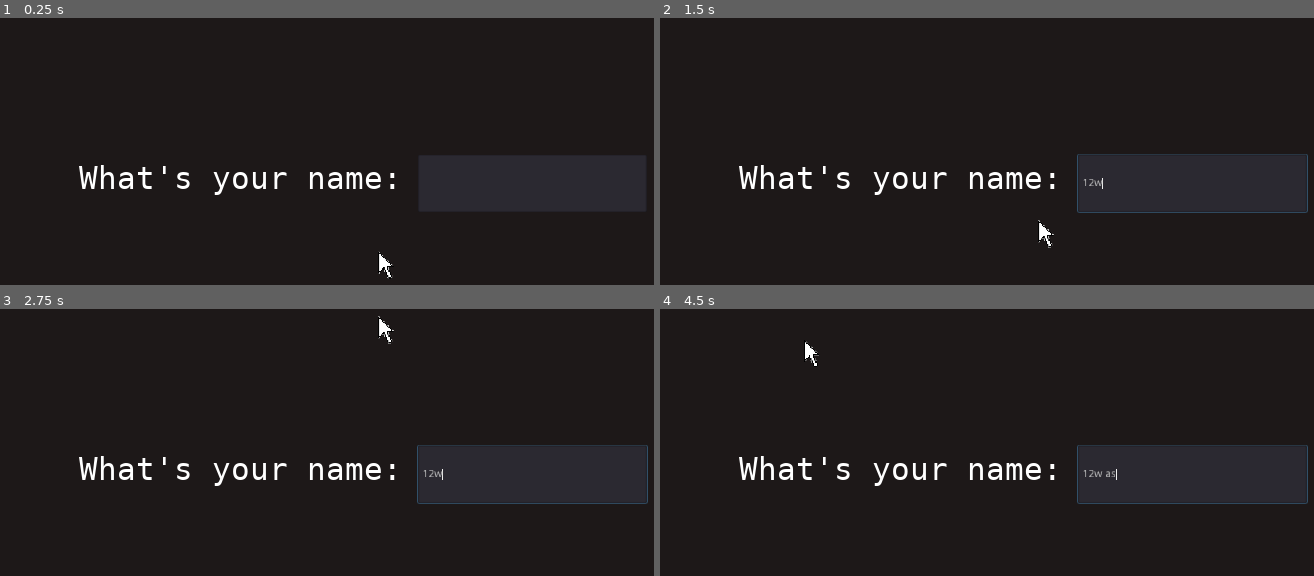
Above: before the commit, frames 1-4 (two rows, left to right).
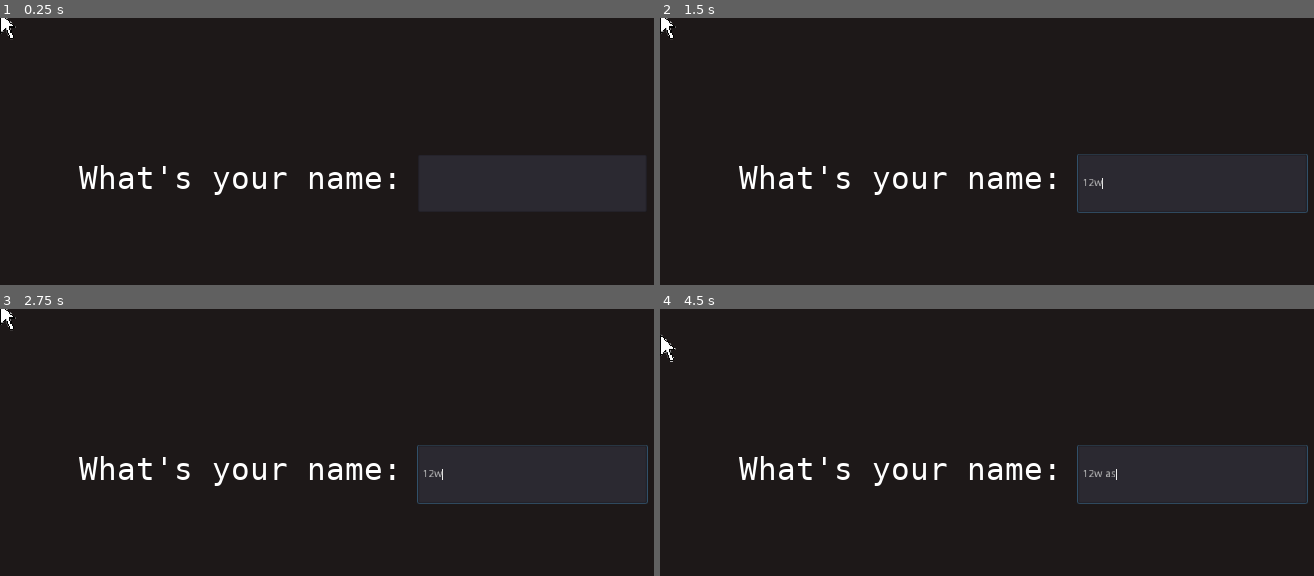
Above: after the commit, the same moments.

Repository: tommyztx/Hello_World
Game: Godot game, scene res://TypeTutorial.tscn
Same seed, same stepped clock (60 frames per second), same inputs: the game is played once before the commit and once after it. This scene is started directly instead of the project's main scene.
Inputs (mouse positions are in pixels of both pictures, inside the frame that each line leads up to):
- Up to frame 1 (0.25 s): no input
- Up to frame 2 (1.5 s): click (1189, 183) at 0.52 s; type "12" at 0.6 s; tap Enter at 1.25 s; hold W (move_up) from 1.28 s (still down)
- Up to frame 3 (2.75 s): keep holding W (move_up)
- Up to frame 4 (4.5 s): tap Space at 2.75 s; release W (move_up) at 2.78 s; hold A (move_left) 2.78-4.28 s; hold S (move_down) from 4.28 s (still down)

The runs differ from the first frame. In frame 1, 0.2% of the frame differs, in the area x 0-61%, y 0-98%; in frame 2, 0.2%; in frame 3, 0.2%; in frame 4, 0.3%, in the area x 0-25%, y 9-22%.

Commit message:
Added main area & variables file

Diff:
--- a/Hello_World/Cursor.gd
+++ b/Hello_World/Cursor.gd
@@ -5,6 +5,7 @@
 
 func _ready():
 	screen_size = get_viewport_rect().size
+	position = Variables.pos
 
 func _process(delta):
 	var direction = Vector2.ZERO
@@ -23,3 +24,4 @@
 	position += direction * speed * delta
 	position.x = clamp(position.x, 10, screen_size.x - 10)
 	position.y = clamp(position.y, 10, screen_size.y - 10)
+	Variables.pos = position
--- a/Hello_World/Cursor.tscn
+++ b/Hello_World/Cursor.tscn
@@ -7,6 +7,7 @@
 extents = Vector2( 9, 17 )
 
 [node name="Cursor" type="Area2D"]
+position = Vector2( 13, 23 )
 script = ExtResource( 2 )
 
 [node name="Sprite" type="Sprite" parent="."]
--- /dev/null
+++ b/Hello_World/MainArea.tscn
@@ -0,0 +1,69 @@
+[gd_scene load_steps=4 format=2]
+
+[ext_resource path="res://folder.png" type="Texture" id=1]
+[ext_resource path="res://lock.png" type="Texture" id=2]
+
+[sub_resource type="RectangleShape2D" id=1]
+extents = Vector2( 31, 24 )
+
+[node name="MainArea" type="Node"]
+
+[node name="Background" type="ColorRect" parent="."]
+anchor_right = 1.0
+anchor_bottom = 1.0
+margin_left = 1.0
+margin_top = -2.0
+margin_right = 1.0
+margin_bottom = -2.0
+color = Color( 0, 0, 0, 1 )
+__meta__ = {
+"_edit_use_anchors_": false
+}
+
+[node name="Folder1" type="Area2D" parent="."]
+position = Vector2( 973, 230 )
+
+[node name="Sprite" type="Sprite" parent="Folder1"]
+position = Vector2( 2, 46 )
+scale = Vector2( 0.25, 0.25 )
+texture = ExtResource( 1 )
+
+[node name="CollisionShape2D" type="CollisionShape2D" parent="Folder1"]
+position = Vector2( 2, 46 )
+shape = SubResource( 1 )
+
+[node name="Folder2" type="Area2D" parent="."]
+position = Vector2( 49, 234 )
+
+[node name="Sprite2" type="Sprite" parent="Folder2"]
+position = Vector2( 465.27, -192 )
+scale = Vector2( 0.03, 0.03 )
+z_index = 1
+texture = ExtResource( 2 )
+
+[node name="Sprite" type="Sprite" parent="Folder2"]
+position = Vector2( 2, 46 )
+scale = Vector2( 0.25, 0.25 )
+texture = ExtResource( 1 )
+
+[node name="CollisionShape2D" type="CollisionShape2D" parent="Folder2"]
+position = Vector2( 2, 46 )
+shape = SubResource( 1 )
+
+[node name="Folder3" type="Area2D" parent="."]
+position = Vector2( 511.27, -4 )
+
+[node name="Sprite" type="Sprite" parent="Folder3"]
+position = Vector2( 2, 46 )
+scale = Vector2( 0.25, 0.25 )
+texture = ExtResource( 1 )
+
+[node name="CollisionShape2D" type="CollisionShape2D" parent="Folder3"]
+position = Vector2( 2, 46 )
+shape = SubResource( 1 )
+
+[node name="Sprite2" type="Sprite" parent="Folder3"]
+position = Vector2( -464, 286 )
+scale = Vector2( 0.03, 0.03 )
+z_index = 1
+texture = ExtResource( 2 )
--- a/Hello_World/Title.tscn
+++ b/Hello_World/Title.tscn
@@ -16,7 +16,7 @@
 
 [node name="Title" type="Node"]
 
-[node name="ColorRect" type="ColorRect" parent="."]
+[node name="Background" type="ColorRect" parent="."]
 anchor_right = 1.0
 anchor_bottom = 1.0
 color = Color( 0.117647, 0.0980392, 0.0980392, 1 )
--- /dev/null
+++ b/Hello_World/Variables.gd
@@ -0,0 +1,5 @@
+extends Node
+
+
+var pos = Vector2.ZERO
+var locked = [false, true, true]
--- a/Hello_World/project.godot
+++ b/Hello_World/project.godot
@@ -13,6 +13,10 @@
 config/name="Hello_World"
 run/main_scene="res://Title.tscn"
 config/icon="res://icon.png"
+
+[autoload]
+
+Variables="*res://Variables.gd"
 
 [display]
 
Binary file added: Hello_World/folder.png
Not shown, added: Hello_World/folder.png.import
Binary file added: Hello_World/lock.png
Not shown, added: Hello_World/lock.png.import
